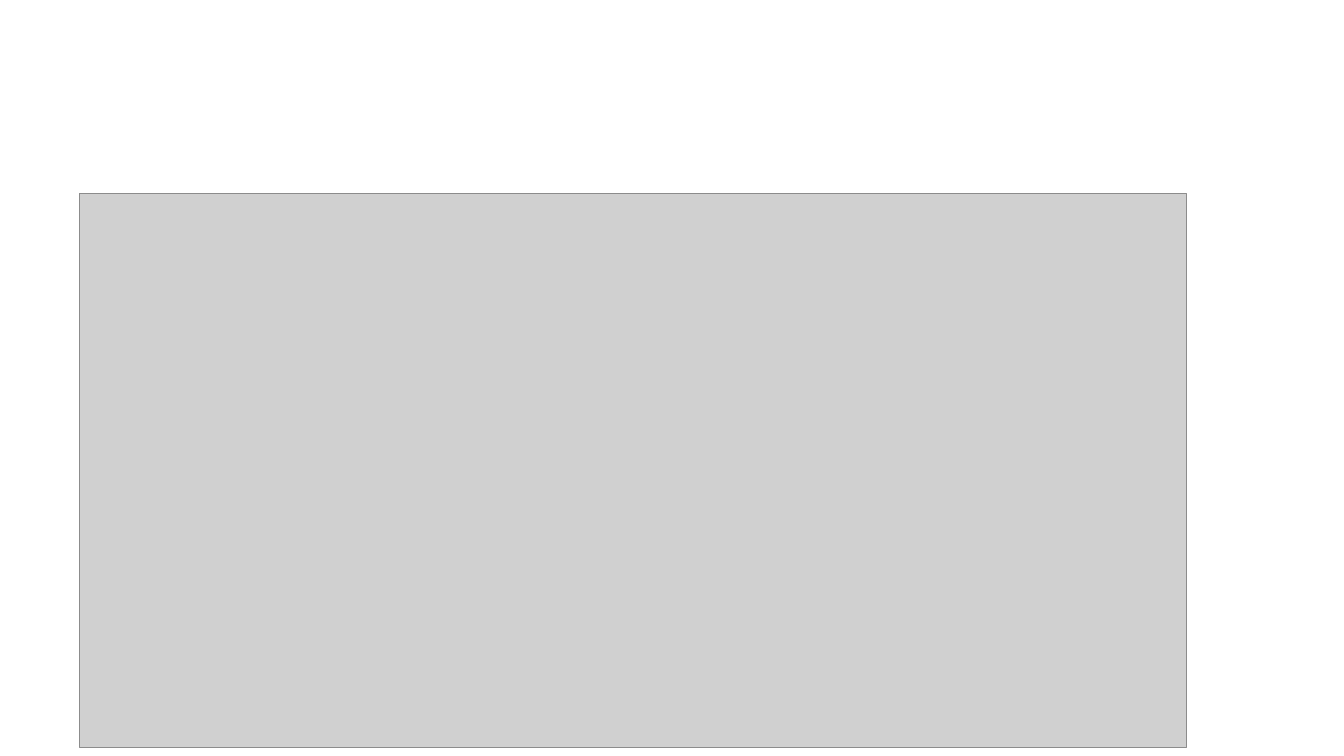
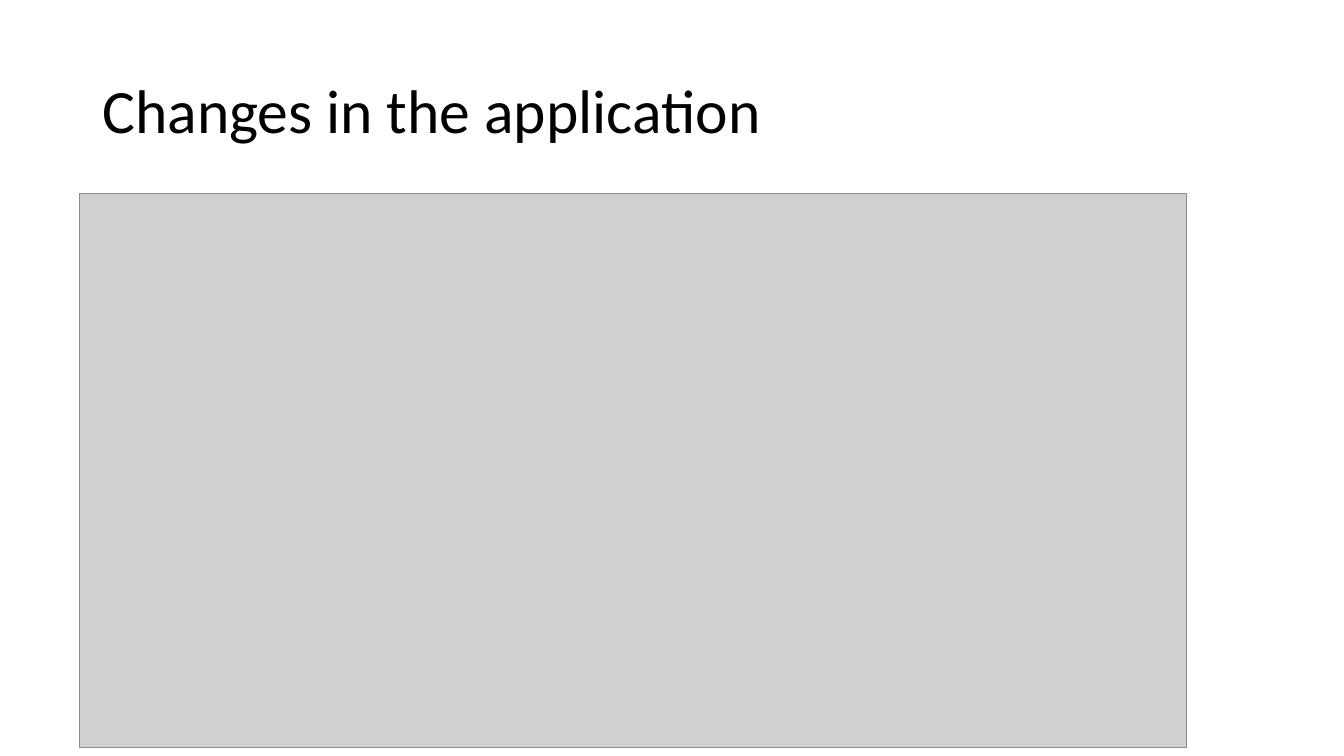
Before and after one commit to 2Delta/GT-Coding-Boot-Camp_Project-1, a slide deck: slide 7 of Project_power_point.pptx. Drawn at 1344x756 pixels with LibreOffice and Linux fonts; fonts in the diff are those of the drawing; grey boxes stand for pictures. Boxes give left, top, right and bottom in pixels: in the first picture for what was removed or moved away, otherwise in the second. Text is boxed around its words. In the diff, an @@ line names an element or a change of style, - is before the commit and + after.

```diff
--- a/Project_power_point.pptx
+++ b/Project_power_point.pptx
@@ title added at (102, 90, 760, 144), 44 pt, text #000000 @@
+Changes in the application
```
Also in this commit, not shown: 1 other slide changed, 1 other file.
